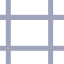
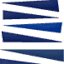
Layered file, before and after one edit (64 × 64). Changes by layer:
removed layer "Shape 4" over (x1=0, y1=45, x2=64, y2=51)
removed layer "Shape 3" over (x1=0, y1=14, x2=64, y2=20)
removed layer "Shape 2" over (x1=48, y1=0, x2=54, y2=64)
removed layer "Shape 1" over (x1=5, y1=0, x2=11, y2=64)
added layer "Layer 1" over (x1=0, y1=0, x2=64, y2=64)
